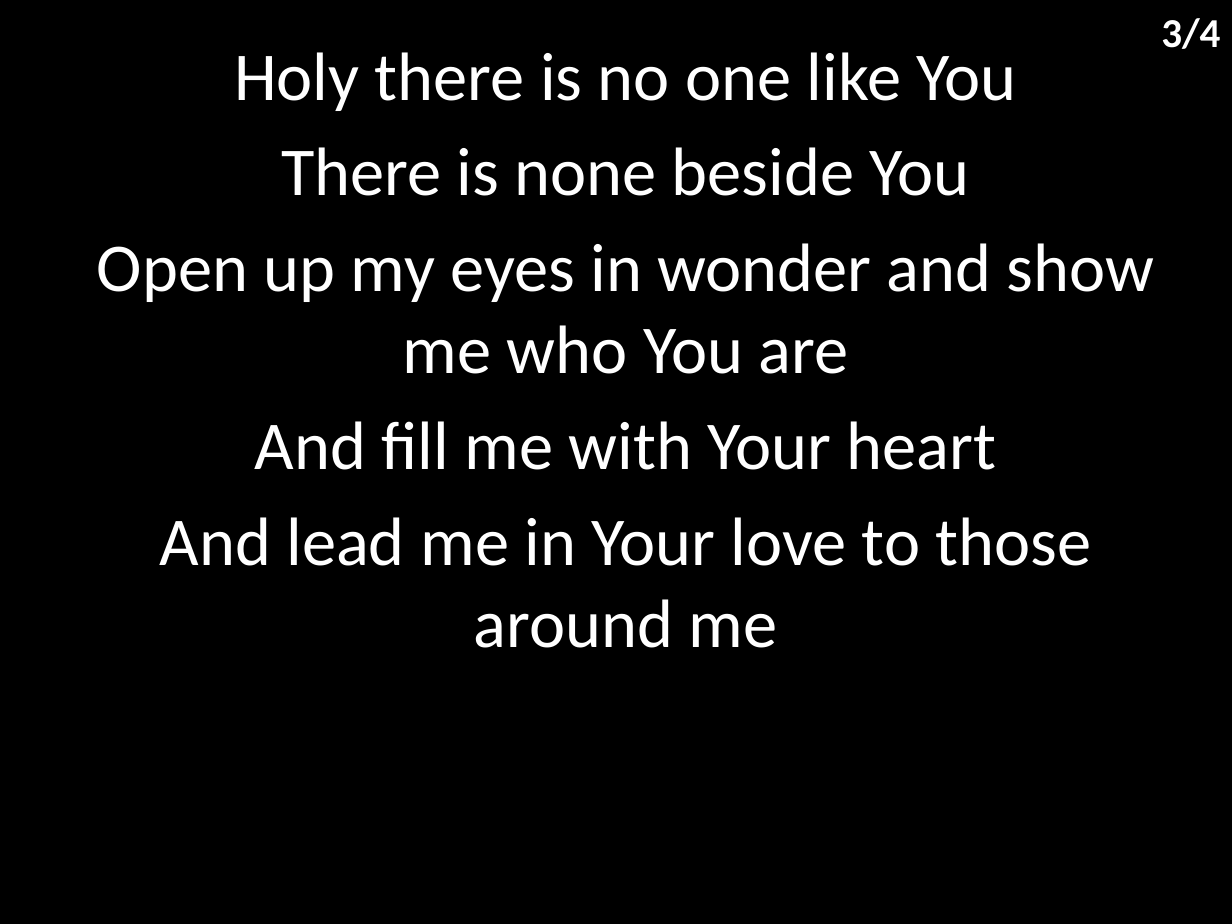
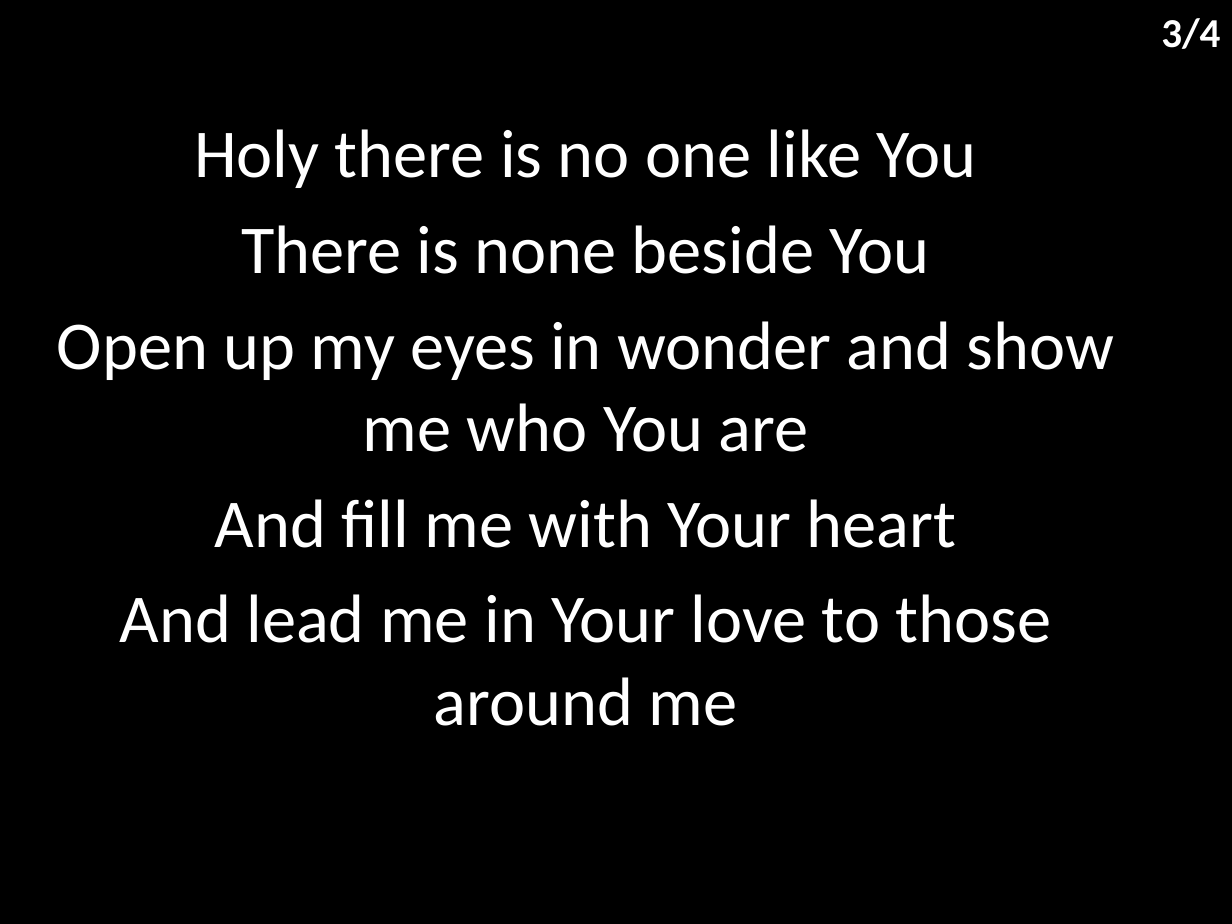
Before and after one commit to hoo-are-ya/worship, a slide deck: slide 4 of docs/songs/build my life.pptx. Drawn at 1232x924 pixels with LibreOffice and Linux fonts; fonts in the diff are those of the drawing. Boxes give left, top, right and bottom in pixels: in the first picture for what was removed or moved away, otherwise in the second. Text is boxed around its words. In the diff, an @@ line names an element or a change of style, - is before the commit and + after.

```diff
--- a/docs/songs/build my life.pptx
+++ b/docs/songs/build my life.pptx
@@ subtitle "Holy there is no one ...": place and size @@
-subtitle "Holy there is no one ..." at (97, 52, 1154, 648)
+subtitle "Holy there is no one ..." at (57, 129, 1114, 726)
```
Also in this commit, not shown: 3 other slides changed, 7 other files.
